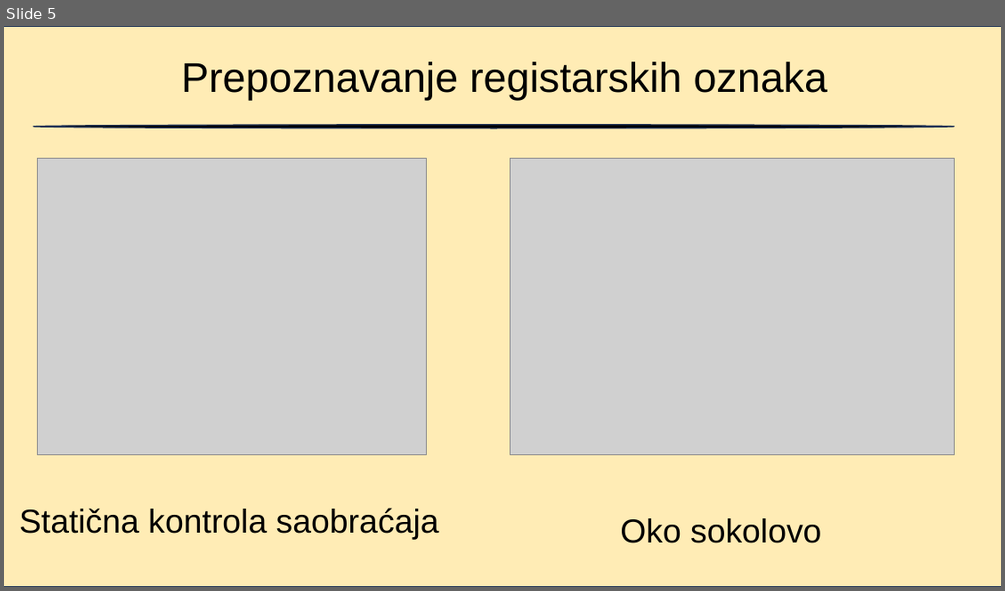
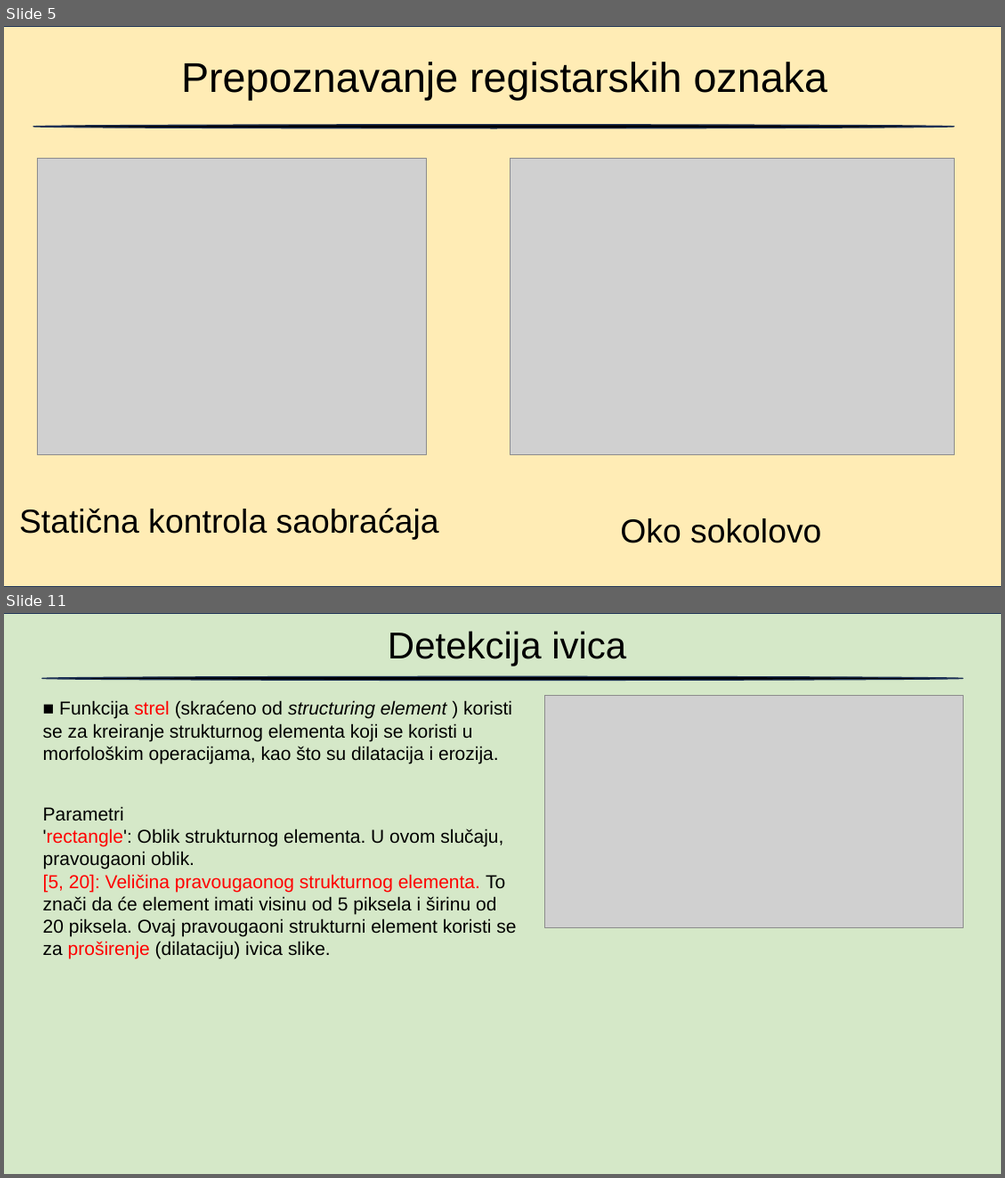
Before and after one commit to blizanac76/RegistrationNumberRecognition, a slide deck: Prepoznavanje.pptx. Shown one above the other, each under a label of ours: slide 5 before the commit, slides 5 and 11 after it; the slides between them are not shown. The pictures are 1005x591 and 1005x1178 pixels, drawn with LibreOffice and Linux fonts; fonts in the diff are those of the drawing; grey boxes stand for pictures. Boxes give left, top, right and bottom in pixels: in the first picture for what was removed or moved away, otherwise in the second. Text is boxed around its words. In the diff, an @@ line names an element or a change of style, - is before the commit and + after.

```diff
--- a/Prepoznavanje.pptx
+++ b/Prepoznavanje.pptx
@@ slide 11 added at (x1=4, y1=613, x2=1001, y2=1174), background #FFFFFF @@
@@ rectangle added at (x1=4, y1=614, x2=1001, y2=1174), fill #A9D18E at 48% opacity, outline #1E3256 1 pt @@
@@ text added at (x1=388, y1=631, x2=626, y2=666), 36 pt, text #000000 @@
+Detekcija ivica
@@ ellipse added at (x1=42, y1=676, x2=963, y2=681), fill #000000, outline #1E3256 1 pt @@
@@ text added at (x1=43, y1=700, x2=512, y2=763), 18 pt, text #000000 @@
+■ Funkcija strel (skraćeno od structuring element ) koristi se za kreiranje strukturnog elementa koji se koristi u morfološkim operacijama, kao što su dilatacija i erozija.
@@ picture added at (x1=544, y1=695, x2=963, y2=927) @@
@@ text added at (x1=43, y1=806, x2=516, y2=959), 18 pt, text #000000 @@
+Parametri
+'rectangle': Oblik strukturnog elementa. U ovom slučaju, pravougaoni oblik.
+[5, 20]: Veličina pravougaonog strukturnog elementa. To znači da će element imati visinu od 5 piksela i širinu od 20 piksela. Ovaj pravougaoni strukturni element koristi se za proširenje (dilataciju) ivica slike.
```
Also in this commit, not shown: 1 slide changed, 14 other slides added, 1 other file.
